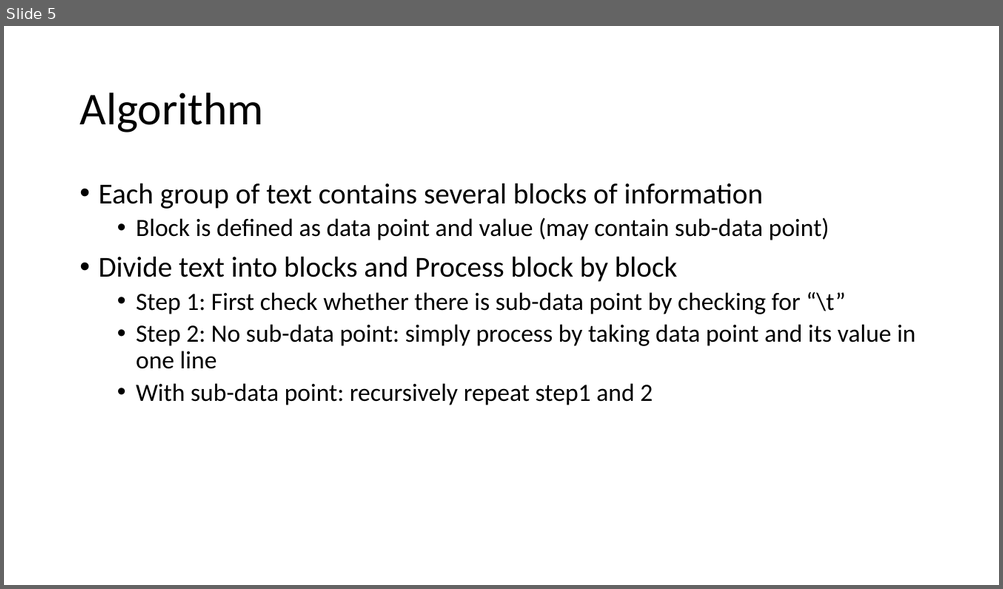
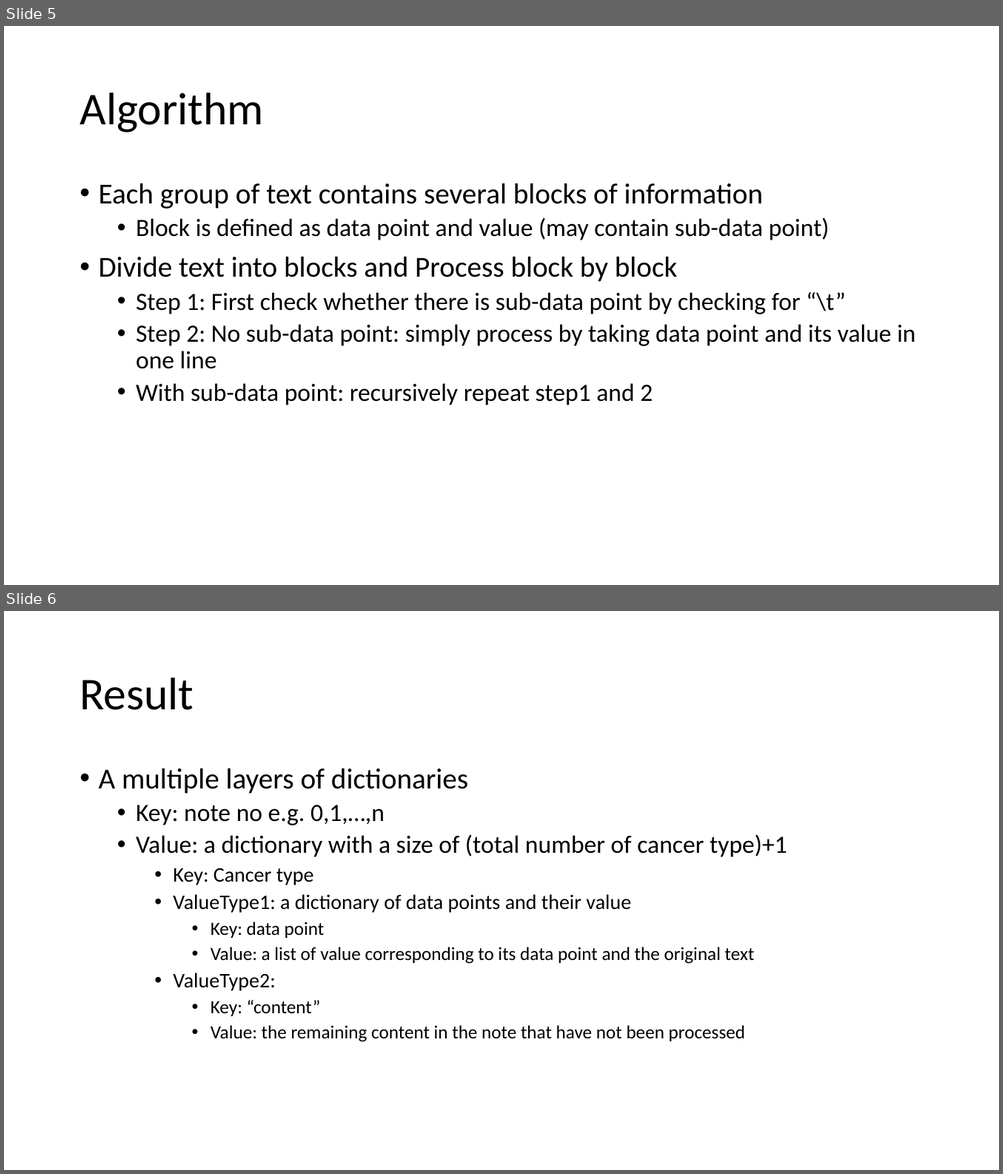
Before and after one commit to leoliu1221/EDW_intern, a slide deck: Extracting Data points_powerpoint.pptx. Shown one above the other, each under a label of ours: slide 5 before the commit, slides 5 and 6 after it. The pictures are 1003x589 and 1003x1174 pixels, drawn with LibreOffice and Linux fonts; fonts in the diff are those of the drawing. Boxes give left, top, right and bottom in pixels: in the first picture for what was removed or moved away, otherwise in the second. Text is boxed around its words. In the diff, an @@ line names an element or a change of style, - is before the commit and + after.

Commit message:
add slides with current work

```diff
--- a/Extracting Data points_powerpoint.pptx
+++ b/Extracting Data points_powerpoint.pptx
@@ slide 6 added at <box>4,611,999,1170</box>, background #FFFFFF @@
@@ title added at <box>79,678,193,710</box>, 44 pt, text #000000 @@
+Result
@@ text added at <box>99,768,787,1042</box>, 18 pt, text #000000 @@
+• A multiple layers of dictionaries
+  • Key: note no e.g. 0,1,…,n
+  • Value: a dictionary with a size of (total number of cancer type)+1
+    • Key: Cancer type
+    • ValueType1: a dictionary of data points and their value
+      • Key: data point
+      • Value: a list of value corresponding to its data point and the original text
+    • ValueType2:
+      • Key: “content”
+      • Value: the remaining content in the note that have not been processed
```
Also in this commit, not shown: 1 other slide added.
